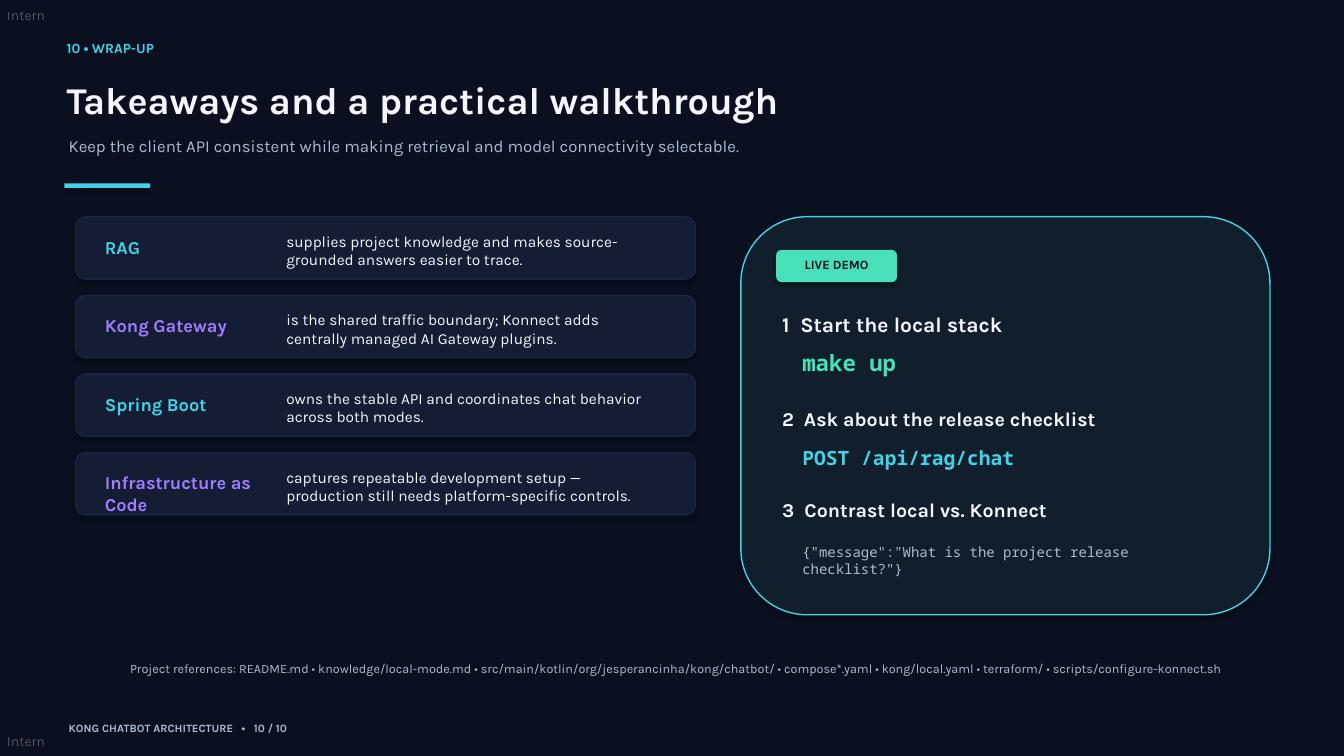
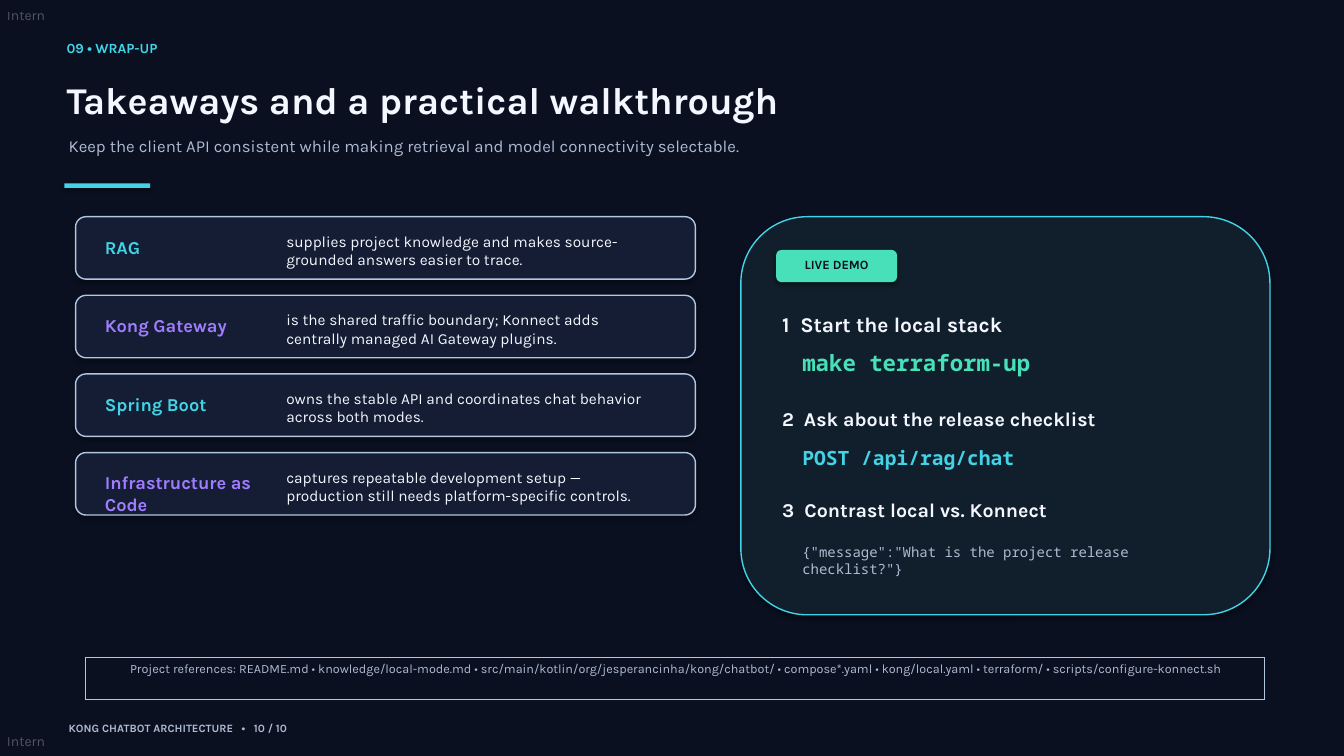
Before and after one commit to jesperancinha/kong-chatbot, a slide deck: slide 11 of kong_chatbot_architecture.pptx (slide 12 before the commit). Drawn at 1344x756 pixels with LibreOffice and Linux fonts; fonts in the diff are those of the drawing. Boxes give left, top, right and bottom in pixels: in the first picture for what was removed or moved away, otherwise in the second. Text is boxed around its words. In the diff, an @@ line names an element or a change of style, - is before the commit and + after.

```diff
--- a/kong_chatbot_architecture.pptx
+++ b/kong_chatbot_architecture.pptx
@@ text at [67,44,157,53]: text changed @@
-10 • WRAP-UP
+09 • WRAP-UP
@@ text at [802,354,1030,376]: text changed @@
-make up
+make terraform-up
@@ outline #1A2641 1 pt to #B0C6E1 1 pt in 4 elements at [76,217,696,279], [76,295,696,358], [76,374,696,437], [76,453,696,515] @@
@@ rectangle "Project references: README.md • knowledge/local-mode.md ...": place and size @@
-rectangle "Project references: README.md • knowledge/local-mode.md ..." at [130,664,1221,676]
+rectangle "Project references: README.md • knowledge/local-mode.md ..." at [86,657,1265,700]
@@ rectangle "Project references: README.md • knowledge/local-mode.md ..." at [86,657,1265,700]: outline none to #B0C6E1 0 pt @@
```
Also in this commit, not shown: 11 other slides changed, 1 other file.
